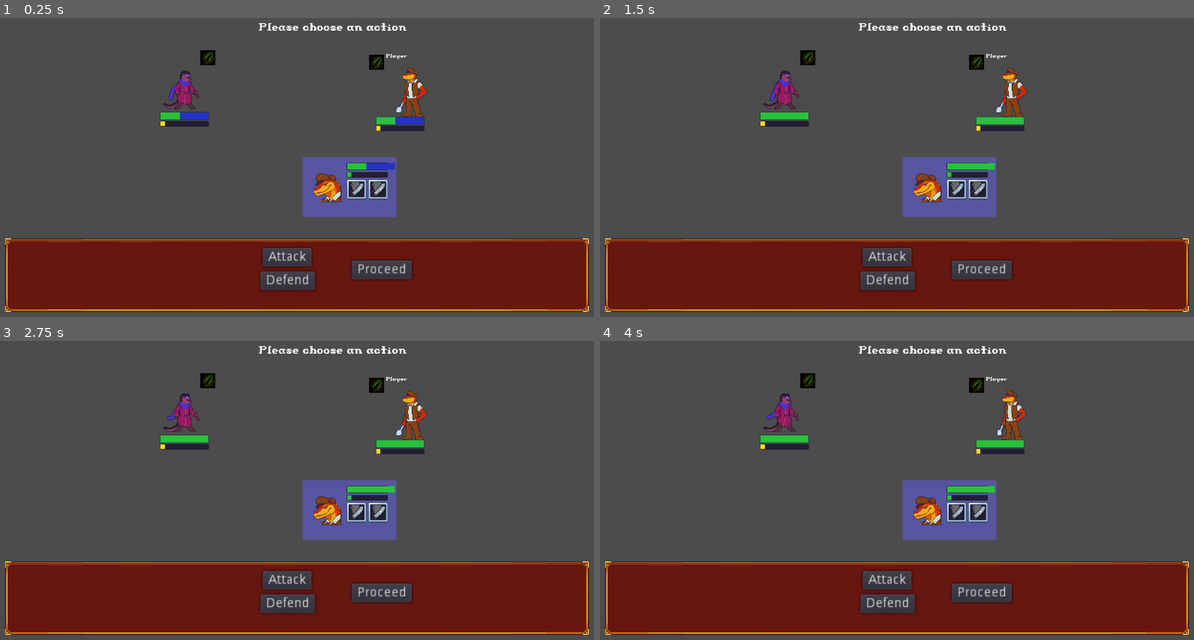
Above: before the commit, frames 1-4 (two rows, left to right).
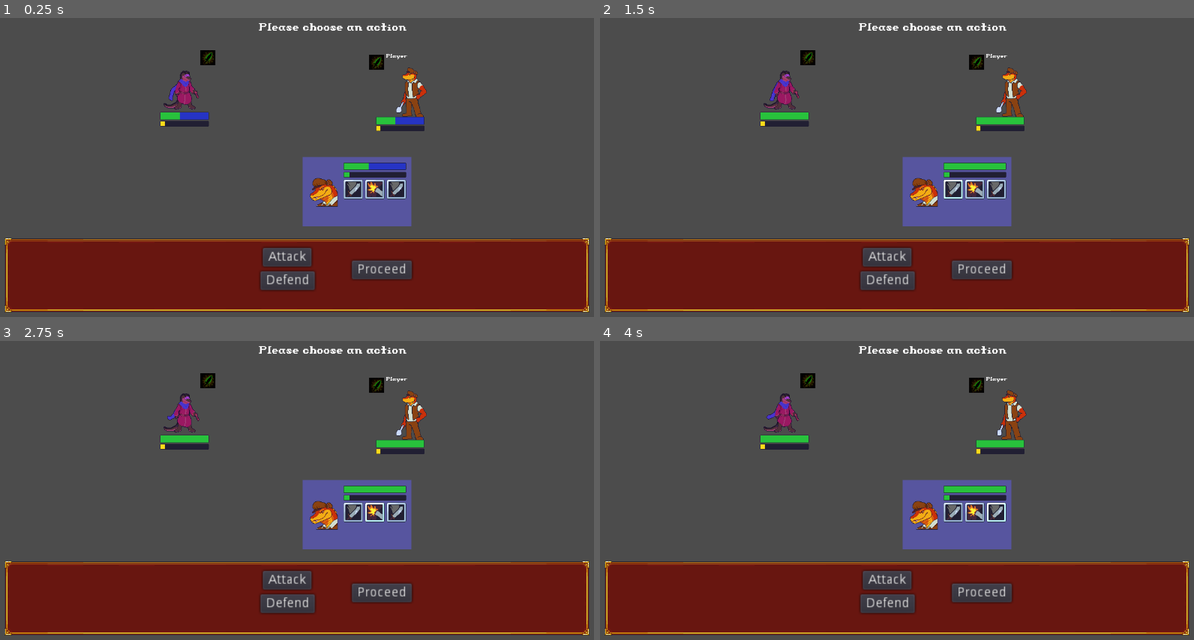
Above: after the commit, the same moments.

Repository: Introdile/SenRPG
Game: Godot game, scene res://Battle/Battle.tscn
Same seed, same stepped clock (60 frames per second), same inputs: the game is played once before the commit and once after it.
Inputs (mouse positions are in pixels of both pictures, inside the frame that each line leads up to):
- Up to frame 1 (0.25 s): no input
- Up to frame 2 (1.5 s): click (956, 188) at 0.52 s; click (950, 188) at 1.27 s
- Up to frame 3 (2.75 s): click (380, 511) at 2.02 s
- Up to frame 4 (4 s): click (974, 511) at 2.77 s; click (997, 511) at 3.52 s

The runs differ from the first frame. In frame 1, 2.1% of the frame differs, in the area x 50-70%, y 46-70%; in frame 2, 2.1%; in frame 3, 2.1%; in frame 4, 2.1%.

Commit message:
finished up selecting actions from ui
i hate control nodes
but now you can select your actions from the ability buttons! now need to implement targetting

Diff:
--- a/Battle/Battle.gd
+++ b/Battle/Battle.gd
@@ -85,7 +85,7 @@
 			sl = "Setting things up..."
 			# SET UP THE BATTLERS
 			for i in battlers:
-				i.hp = i.max_hp
+				i.character.current_health = i.character.base_health
 			changeState(battleState.FOE)
 		battleState.FOE:
 			sl = "The foe is selecting their action."
@@ -128,6 +128,10 @@
 			actionOrder.pop_front()
 			changeState(battleState.FOE)
 
+func _on_ability_chosen(ab,ch):
+	ch.action = ab
+	ch.target.append(foes[0])
+
 func _on_attackButton_pressed():
 	ally[0].action = Global_DatabaseReader.get_from_database(0,"ability")
 	ally[0].target.append(foes[0])
--- a/Battle/Battler.gd
+++ b/Battle/Battler.gd
@@ -2,18 +2,18 @@
 
 export(bool) var flip = false
 
-export(int) var max_hp = 20
-var hp
-var last_hp
-
-export(int) var _attack = 10
-var attack
-
-export(int) var _defense = 5
-var defense
-
-export(int) var _speed = 2
-var speed
+#export(int) var max_hp = 20
+#var hp
+#var last_hp
+#
+#export(int) var _attack = 10
+#var attack
+#
+#export(int) var _defense = 5
+#var defense
+#
+#export(int) var _speed = 2
+#var speed
 
 var abilityList = [0,1]
 
@@ -56,12 +56,12 @@
 
 	start_pos = sprite.global_position
 
-	hp = max_hp
-	last_hp = hp
-
-	attack = _attack
-	defense = _defense
-	speed = _speed
+#	hp = max_hp
+#	last_hp = hp
+#
+#	attack = _attack
+#	defense = _defense
+#	speed = _speed
 
 	hpBar.addAmount(1000)
 
--- a/Battle/UI/characterUI.gd
+++ b/Battle/UI/characterUI.gd
@@ -2,11 +2,11 @@
 
 var attachedChar
 
-onready var portrait = get_node("Panel/mainContainer/characterPortrait")
-onready var hpBar = get_node("Panel/mainContainer/infoContainer/hpBar")
-onready var adrBar = get_node("Panel/mainContainer/infoContainer/adrBar")
+onready var portrait = get_node("mainContainer/characterPortrait")
+onready var hpBar = get_node("mainContainer/infoContainer/hpBar")
+onready var adrBar = get_node("mainContainer/infoContainer/adrBar")
 
-onready var abilityGrid = get_node("Panel/mainContainer/infoContainer/abilityContainer")
+onready var abilityGrid = get_node("mainContainer/infoContainer/abilityContainer")
 onready var abilityButton = preload("res://Battle/UI/uiAbilityButton.tscn")
 
 func _ready():
@@ -15,7 +15,6 @@
 		print("I don't have any character attached!")
 		self.queue_free()
 		return
-
 	update_abilities(attachedChar.character.ability_list)
 	attachedChar.character.connect("hp_changed",self,"updateHP")
 
@@ -45,6 +44,8 @@
 		if n < 6:
 			var nab = abilityButton.instance()
 			nab.attach_ability(i)
+			nab.uiParent = self
+			nab.connect("ability_pressed",get_parent().get_parent(),"_on_ability_chosen")
 			print("Created button for ability " + i["name"])
 			abilityGrid.add_child(nab)
 			n += 1
--- a/Battle/UI/characterUI.tscn
+++ b/Battle/UI/characterUI.tscn
@@ -1,8 +1,9 @@
-[gd_scene load_steps=6 format=2]
+[gd_scene load_steps=7 format=2]
 
 [ext_resource path="res://Battle/UI/characterUI.gd" type="Script" id=1]
 [ext_resource path="res://Assets/Portraits/renda_portraits.png" type="Texture" id=2]
 [ext_resource path="res://Prefabs/progressBar.tscn" type="PackedScene" id=3]
+[ext_resource path="res://Battle/UI/uiAbilityButton.tscn" type="PackedScene" id=4]
 
 [sub_resource type="StyleBoxFlat" id=1]
 
@@ -41,48 +42,36 @@
 margin = Rect2( 0, 0, 0, 0 )
 filter_clip = false
 
-[node name="characterUI" type="Control"]
-
-anchor_left = 0.0
-anchor_top = 0.0
-anchor_right = 0.0
-anchor_bottom = 0.0
-margin_right = 40.0
-margin_bottom = 40.0
+[node name="characterUI" type="Panel" index="0"]
+
+anchor_left = 0.0
+anchor_top = 0.0
+anchor_right = 0.0
+anchor_bottom = 0.0
+margin_right = 232.0
+margin_bottom = 148.0
+grow_horizontal = 0
+grow_vertical = 0
+rect_min_size = Vector2( 232, 148 )
 rect_pivot_offset = Vector2( 0, 0 )
 rect_clip_content = false
 mouse_filter = 0
 mouse_default_cursor_shape = 0
 size_flags_horizontal = 1
 size_flags_vertical = 1
+custom_styles/panel = SubResource( 1 )
 script = ExtResource( 1 )
-
-[node name="Panel" type="Panel" parent="." index="0"]
-
-anchor_left = 0.0
-anchor_top = 0.0
-anchor_right = 1.0
-anchor_bottom = 1.0
-margin_right = 160.0
-margin_bottom = 88.0
-rect_pivot_offset = Vector2( 0, 0 )
-rect_clip_content = false
-mouse_filter = 0
-mouse_default_cursor_shape = 0
-size_flags_horizontal = 1
-size_flags_vertical = 1
-custom_styles/panel = SubResource( 1 )
-_sections_unfolded = [ "Rect", "Size Flags", "Visibility", "custom_styles" ]
-
-[node name="mainContainer" type="HBoxContainer" parent="Panel" index="0"]
+_sections_unfolded = [ "Grow Direction", "Rect", "custom_styles" ]
+
+[node name="mainContainer" type="HBoxContainer" parent="." index="0"]
 
 anchor_left = 0.0
 anchor_top = 0.5
 anchor_right = 1.0
 anchor_bottom = 0.5
-margin_top = -52.0
-margin_bottom = 52.0
-grow_vertical = 0
+margin_top = -62.0
+margin_bottom = 62.0
+grow_horizontal = 0
 rect_pivot_offset = Vector2( 0, 0 )
 rect_clip_content = false
 mouse_filter = 1
@@ -90,17 +79,17 @@
 size_flags_horizontal = 1
 size_flags_vertical = 1
 alignment = 1
-_sections_unfolded = [ "Anchor", "Grow Direction", "Size Flags" ]
-
-[node name="characterPortrait" type="TextureRect" parent="Panel/mainContainer" index="0"]
-
-anchor_left = 0.0
-anchor_top = 0.0
-anchor_right = 0.0
-anchor_bottom = 0.0
-margin_left = 10.0
-margin_right = 74.0
-margin_bottom = 104.0
+_sections_unfolded = [ "Anchor", "Grow Direction", "Margin", "Size Flags" ]
+
+[node name="characterPortrait" type="TextureRect" parent="mainContainer" index="0"]
+
+anchor_left = 0.0
+anchor_top = 0.0
+anchor_right = 0.0
+anchor_bottom = 0.0
+margin_left = 11.0
+margin_right = 75.0
+margin_bottom = 124.0
 rect_pivot_offset = Vector2( 0, 0 )
 rect_clip_content = false
 mouse_filter = 1
@@ -110,16 +99,16 @@
 texture = SubResource( 2 )
 stretch_mode = 4
 
-[node name="VSeparator" type="VSeparator" parent="Panel/mainContainer" index="1"]
+[node name="VSeparator" type="VSeparator" parent="mainContainer" index="1"]
 
 self_modulate = Color( 1, 1, 1, 0 )
 anchor_left = 0.0
 anchor_top = 0.0
 anchor_right = 0.0
 anchor_bottom = 0.0
-margin_left = 78.0
-margin_right = 82.0
-margin_bottom = 104.0
+margin_left = 79.0
+margin_right = 83.0
+margin_bottom = 124.0
 rect_pivot_offset = Vector2( 0, 0 )
 rect_clip_content = false
 mouse_filter = 0
@@ -128,15 +117,15 @@
 size_flags_vertical = 1
 _sections_unfolded = [ "custom_constants" ]
 
-[node name="infoContainer" type="VBoxContainer" parent="Panel/mainContainer" index="2"]
-
-anchor_left = 0.0
-anchor_top = 0.0
-anchor_right = 0.0
-anchor_bottom = 0.0
-margin_left = 86.0
-margin_right = 190.0
-margin_bottom = 104.0
+[node name="infoContainer" type="VBoxContainer" parent="mainContainer" index="2"]
+
+anchor_left = 0.0
+anchor_top = 0.0
+anchor_right = 0.0
+anchor_bottom = 0.0
+margin_left = 87.0
+margin_right = 221.0
+margin_bottom = 124.0
 rect_pivot_offset = Vector2( 0, 0 )
 rect_clip_content = false
 mouse_filter = 1
@@ -146,32 +135,32 @@
 alignment = 0
 _sections_unfolded = [ "Grow Direction", "Margin", "Size Flags" ]
 
-[node name="hpBar" parent="Panel/mainContainer/infoContainer" index="0" instance=ExtResource( 3 )]
-
-margin_right = 104.0
+[node name="hpBar" parent="mainContainer/infoContainer" index="0" instance=ExtResource( 3 )]
+
+margin_right = 134.0
 margin_bottom = 16.0
 rect_min_size = Vector2( 0, 16 )
 size_flags_horizontal = 3
 _sections_unfolded = [ "Rect", "Size Flags", "Textures" ]
 
-[node name="adrBar" parent="Panel/mainContainer/infoContainer" index="1" instance=ExtResource( 3 )]
+[node name="adrBar" parent="mainContainer/infoContainer" index="1" instance=ExtResource( 3 )]
 
 margin_top = 20.0
-margin_right = 104.0
+margin_right = 134.0
 margin_bottom = 32.0
 rect_min_size = Vector2( 0, 12 )
 size_flags_horizontal = 3
 _sections_unfolded = [ "Rect", "Size Flags", "Textures" ]
 
-[node name="abilityContainer" type="GridContainer" parent="Panel/mainContainer/infoContainer" index="2"]
+[node name="abilityContainer" type="GridContainer" parent="mainContainer/infoContainer" index="2"]
 
 anchor_left = 0.0
 anchor_top = 0.0
 anchor_right = 0.0
 anchor_bottom = 0.0
 margin_top = 36.0
-margin_right = 104.0
-margin_bottom = 104.0
+margin_right = 134.0
+margin_bottom = 124.0
 rect_pivot_offset = Vector2( 0, 0 )
 rect_clip_content = false
 mouse_filter = 1
@@ -179,3 +168,40 @@
 size_flags_horizontal = 1
 size_flags_vertical = 1
 columns = 3
+
+[node name="uiAbilityButton" parent="mainContainer/infoContainer/abilityContainer" index="0" instance=ExtResource( 4 )]
+
+margin_right = 42.0
+margin_bottom = 42.0
+
+[node name="uiAbilityButton2" parent="mainContainer/infoContainer/abilityContainer" index="1" instance=ExtResource( 4 )]
+
+margin_left = 46.0
+margin_right = 88.0
+margin_bottom = 42.0
+
+[node name="uiAbilityButton3" parent="mainContainer/infoContainer/abilityContainer" index="2" instance=ExtResource( 4 )]
+
+margin_left = 92.0
+margin_right = 134.0
+margin_bottom = 42.0
+
+[node name="uiAbilityButton4" parent="mainContainer/infoContainer/abilityContainer" index="3" instance=ExtResource( 4 )]
+
+margin_top = 46.0
+margin_right = 42.0
+margin_bottom = 88.0
+
+[node name="uiAbilityButton5" parent="mainContainer/infoContainer/abilityContainer" index="4" instance=ExtResource( 4 )]
+
+margin_left = 46.0
+margin_top = 46.0
+margin_right = 88.0
+margin_bottom = 88.0
+
+[node name="uiAbilityButton6" parent="mainContainer/infoContainer/abilityContainer" index="5" instance=ExtResource( 4 )]
+
+margin_left = 92.0
+margin_top = 46.0
+margin_right = 134.0
+margin_bottom = 88.0
--- a/Battle/UI/uiAbilityButton.tscn
+++ b/Battle/UI/uiAbilityButton.tscn
@@ -1,18 +1,20 @@
-[gd_scene load_steps=5 format=2]
+[gd_scene load_steps=7 format=2]
 
-[ext_resource path="res://Assets/AbilityIcons/iconframe.png" type="Texture" id=1]
-[ext_resource path="res://uiAbilityButton.gd" type="Script" id=2]
-[ext_resource path="res://Assets/AbilityIcons/abilityIconSheet.png" type="Texture" id=3]
+[ext_resource path="res://Assets/UI/iconframe.png" type="Texture" id=1]
+[ext_resource path="res://Assets/UI/iconframe_pressed.png" type="Texture" id=2]
+[ext_resource path="res://Assets/UI/iconframe_hover.png" type="Texture" id=3]
+[ext_resource path="res://uiAbilityButton.gd" type="Script" id=4]
+[ext_resource path="res://Assets/AbilityIcons/abilityIconSheet.png" type="Texture" id=5]
 
 [sub_resource type="AtlasTexture" id=1]
 
 flags = 0
-atlas = ExtResource( 3 )
-region = Rect2( 0, 0, 32, 32 )
+atlas = ExtResource( 5 )
+region = Rect2( 32, 0, 32, 32 )
 margin = Rect2( 0, 0, 0, 0 )
 filter_clip = false
 
-[node name="uiAbilityButton" type="TextureButton" index="0"]
+[node name="uiAbilityButton" type="TextureButton"]
 
 anchor_left = 0.0
 anchor_top = 0.0
@@ -32,7 +34,9 @@
 shortcut = null
 group = null
 texture_normal = ExtResource( 1 )
-script = ExtResource( 2 )
+texture_pressed = ExtResource( 2 )
+texture_hover = ExtResource( 3 )
+script = ExtResource( 4 )
 _sections_unfolded = [ "Textures" ]
 
 [node name="uiAbilityIcon" type="TextureRect" parent="." index="0"]
@@ -44,8 +48,8 @@
 anchor_bottom = 0.0
 margin_left = 5.0
 margin_top = 5.0
-margin_right = 45.0
-margin_bottom = 45.0
+margin_right = 37.0
+margin_bottom = 37.0
 rect_pivot_offset = Vector2( 0, 0 )
 rect_clip_content = false
 mouse_filter = 1
--- a/Database/abilityDatabase.json
+++ b/Database/abilityDatabase.json
@@ -36,7 +36,7 @@
 	"1": {
 		"name": "Shoot",
 		"description": "A basic ranged physical attack.",
-		"icon": 0,
+		"icon": 1,
 		"type": "Damage",
 		"damage": [
 			{ "type": "HP_DAMAGE", "element": "PHYSICAL", "based_stat": "MIGHT","power": 1.0 },
@@ -49,15 +49,23 @@
 		"cooldown": 2.0,
 	},
 	"2": {
-		"name": "Fire Shield",
+		"name": "Flickering Strike",
 		"description": "Puts up a fire-infused shield, protecting the user and dealing damage to any who dare attack them.",
-		"icon": "res://Assets/AbilityIcons/protect-red-1.png",
+		"icon": 0,
 		"type": "Buff",
-		"power": 2.0,
-		"effects": [
-			{ "effectID": "-1", "effectTar": "-1" },
+		"damage": [
+			{ "type": "HP_DAMAGE", "element": "PHYSICAL", "based_stat": "MIGHT","power": 1.5 },
+			],
+		"effects": [],
+		"animation": [
+			{ "key": "move", "pos":"SELF_FRONT", "move_type": "run", "speed": 0.5 },
+			{ "key": "move", "pos":"TARGET_FRONT", "move_type": "run", "speed": 0.1 },
+			{ "key": "move", "pos":"TARGET_BACK", "move_type": "run", "speed": 0.1 },
+			{ "key": "move", "pos":"TARGET_FRONT", "move_type": "run", "speed": 0.1 },
+			{ "key": "move", "pos":"TARGET_BACK", "move_type": "run", "speed": 0.1 },
+			{ "key": "move", "pos":"TARGET_FRONT", "move_type": "run", "speed": 0.1 },
+			{ "key": "animation", "animation": "attack" },
 		],
-		"animation": [],
 		"cooldown": 4.0,
 	},
 	"3": {
--- a/Database/characterDatabase.json
+++ b/Database/characterDatabase.json
@@ -12,7 +12,7 @@
 		"power": 8,
 		"ward": 8,
 		"speed": 8,
-		"abilities": [0,1],
+		"abilities": [0,1,2],
 		"equips": [],
 	},
 	"1": {
--- a/Scripts/cf.gd
+++ b/Scripts/cf.gd
@@ -9,4 +9,4 @@
 	var y_pos = floor(id/columns)
 	var x_pos = id - (y_pos*columns)
 
-	return Rect2(x_pos,y_pos,grid_size,grid_size)
+	return Rect2(x_pos * grid_size,y_pos * grid_size,grid_size,grid_size)
--- a/battleFunctions.gd
+++ b/battleFunctions.gd
@@ -1,7 +1,7 @@
 extends Node
 
 static func isSpeedGreater(a,b):
-	return a.speed > b.speed
+	return a.character.base_speed > b.character.base_speed
 
 static func _deal_damage(a,b,ds):
 	#a is the attacker
--- a/uiAbilityButton.gd
+++ b/uiAbilityButton.gd
@@ -3,11 +3,17 @@
 signal ability_pressed
 
 onready var ab_icon = get_node("uiAbilityIcon")
-var attachedAbility
-var IDregion = Rect2()
+onready var ab_sheet = preload("res://Assets/AbilityIcons/abilityIconSheet.png")
+
+var attachedAbility = {}
+var uiParent
 
 func _ready():
-	set_region()
+	_set_up_bitmap()
+	$uiAbilityIcon.texture = $uiAbilityIcon.texture.duplicate()
+	if attachedAbility.has("icon"):
+		update_icon(attachedAbility["icon"])
+	else: self.queue_free()
 
 func attach_ability(newAbility):
 	attachedAbility = newAbility
@@ -15,10 +21,14 @@
 		update_icon(attachedAbility["icon"])
 
 func update_icon(id,gs=32,noc=8):
-	IDregion = cf.id_to_grid(id,gs,noc)
+	print("Icon set for " + attachedAbility["name"])
+	$uiAbilityIcon.texture.region = cf.id_to_grid(id,gs,noc)
 
-func set_region():
-	ab_icon.texture.region = IDregion
+func _set_up_bitmap():
+	var newBitmap = BitMap.new()
+	newBitmap.create(Vector2(42,42))
+	newBitmap.set_bit_rect(Rect2(0,0,42,42),true)
+	texture_click_mask = newBitmap
 
 func _on_uiAbilityButton_pressed():
-	emit_signal("ability_pressed",attachedAbility)
+	emit_signal("ability_pressed",attachedAbility,uiParent.attachedChar)
Renamed: Assets/AbilityIcons/iconframe.png -> Assets/UI/iconframe.png
Not shown, changed: Assets/UI/iconframe.png.import
Binary file added: Assets/UI/iconframe_hover.png
Not shown, added: Assets/UI/iconframe_hover.png.import
Binary file added: Assets/UI/iconframe_pressed.png
Not shown, added: Assets/UI/iconframe_pressed.png.import
